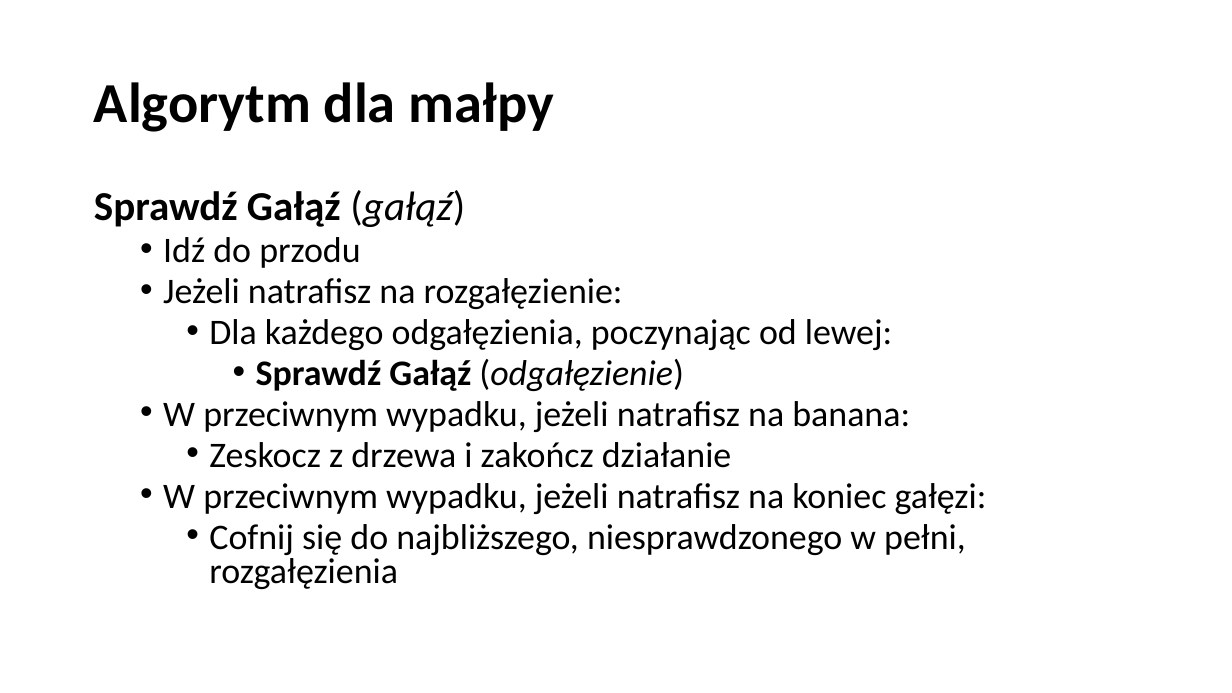
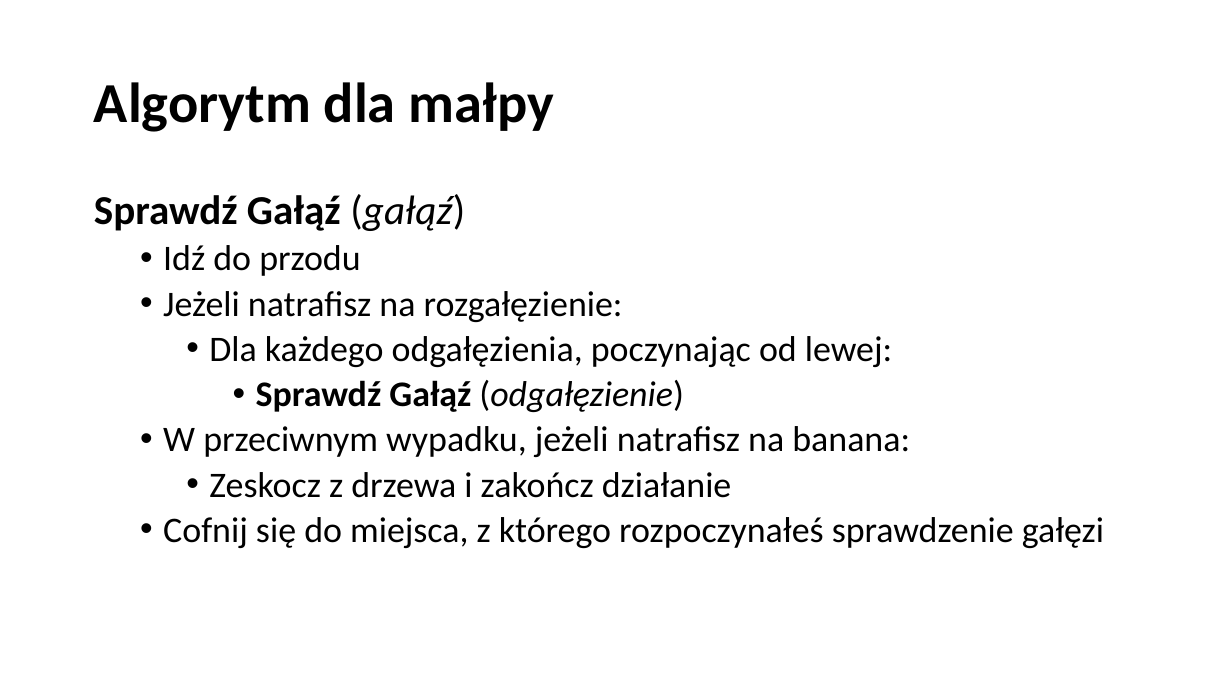
Before and after one commit to blackbat13/CS-HTiEW, a slide deck: slide 3 of Wprowadzenie do rekurencji/I. Wprowadzenie do rekurencji/Zadanie z małpą.pptx. Drawn at 1232x693 pixels with LibreOffice and Linux fonts; fonts in the diff are those of the drawing. Boxes give left, top, right and bottom in pixels: in the first picture for what was removed or moved away, otherwise in the second. Text is boxed around its words. In the diff, an @@ line names an element or a change of style, - is before the commit and + after.

Commit message:
Zmodyfikowano algorytm małpy

```diff
--- a/Wprowadzenie do rekurencji/I. Wprowadzenie do rekurencji/Zadanie z małpą.pptx
+++ b/Wprowadzenie do rekurencji/I. Wprowadzenie do rekurencji/Zadanie z małpą.pptx
@@ text at box(94, 194, 910, 498): line spacing 0.8 to 0.9 @@
@@ text at box(163, 517, 1104, 548): text changed @@
-  • W przeciwnym wypadku, jeżeli natrafisz na koniec gałęzi:
-    • Cofnij się do najbliższego, niesprawdzonego w pełni, rozgałęzienia
+  • Cofnij się do miejsca, z którego rozpoczynałeś sprawdzenie gałęzi
```
